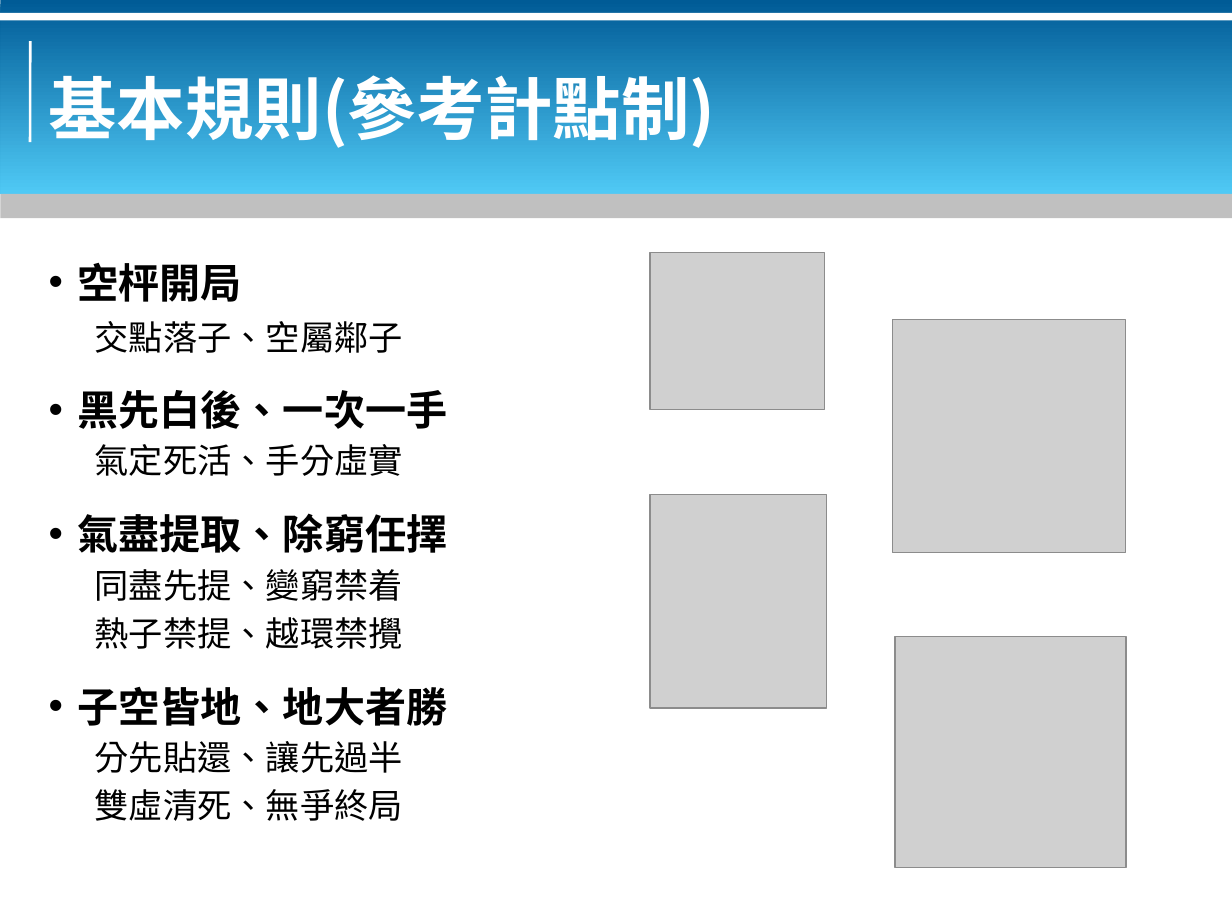
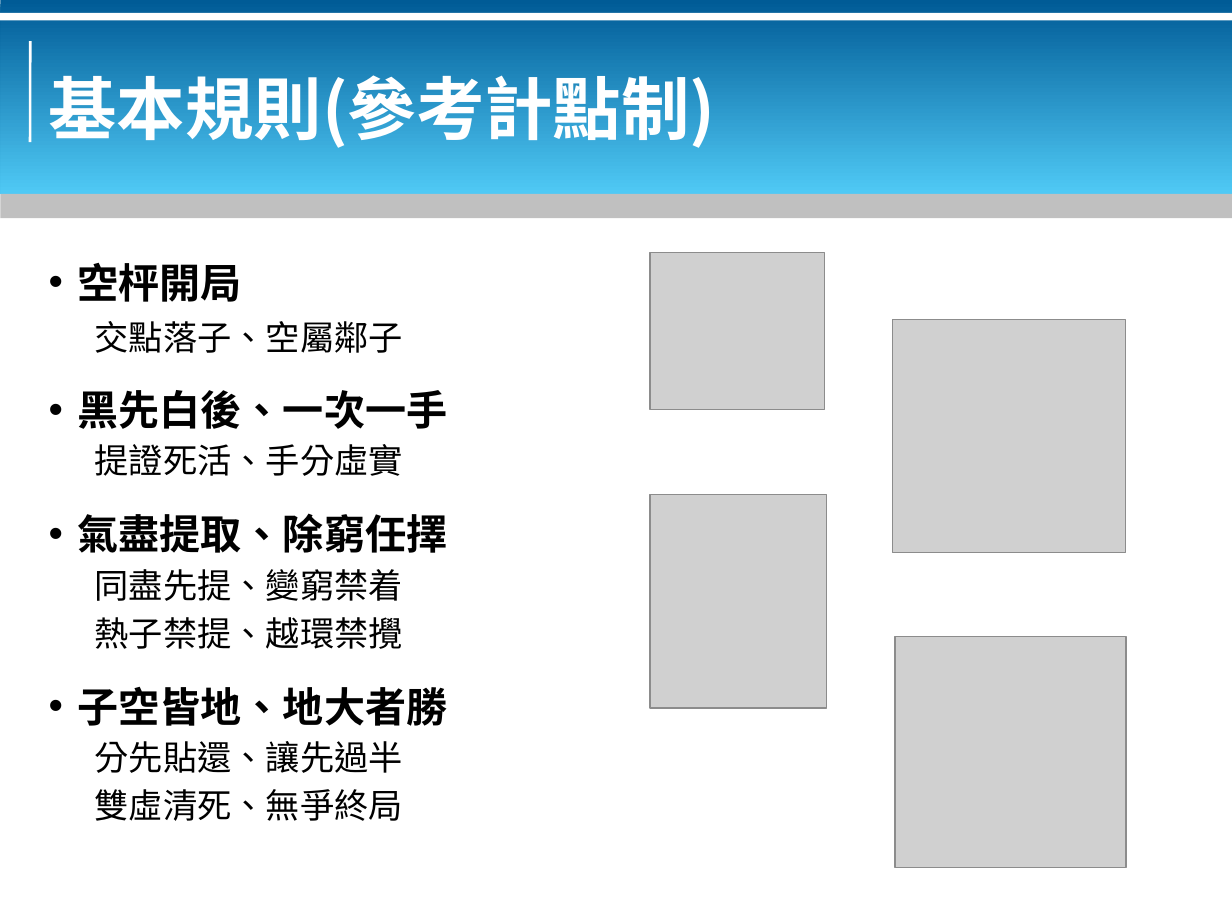
Before and after one commit to bluebat/.presentations, a slide deck: slide 4 of go-doorway.odp. Drawn at 1232x924 pixels with LibreOffice and Linux fonts; fonts in the diff are those of the drawing; grey boxes stand for pictures; background and template pictures are left out. Boxes give left, top, right and bottom in pixels: in the first picture for what was removed or moved away, otherwise in the second. Text is boxed around its words. In the diff, an @@ line names an element or a change of style, - is before the commit and + after.

```diff
--- a/go-doorway.odp
+++ b/go-doorway.odp
@@ text at box(94, 444, 402, 476): text changed @@
-氣定死活、手分虛實
+提證死活、手分虛實
```
Also in this commit, not shown: 4 other files.
